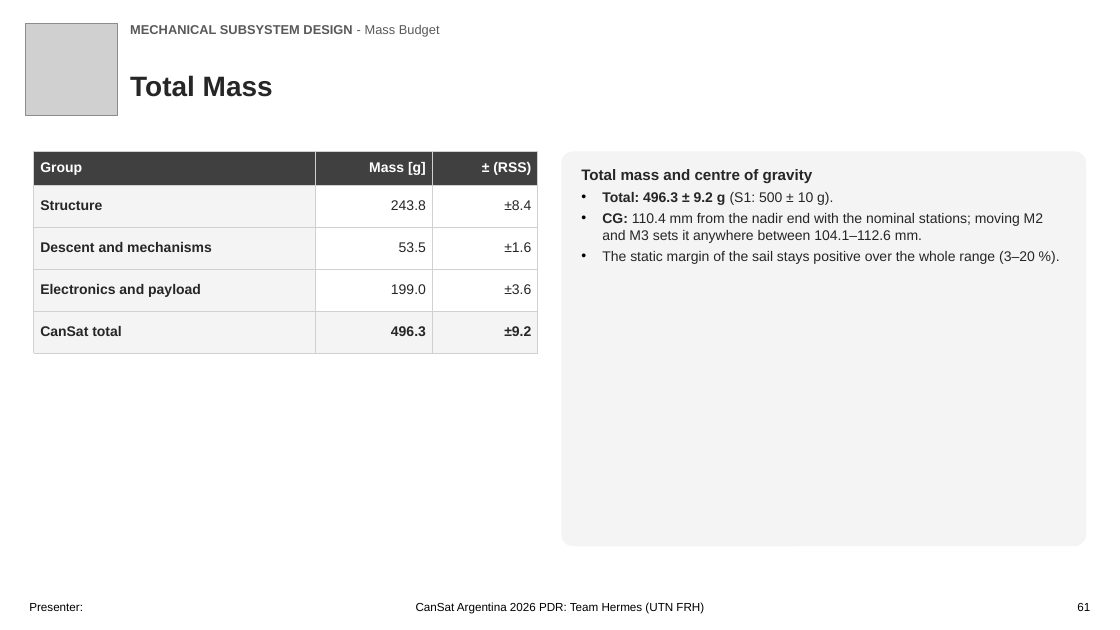
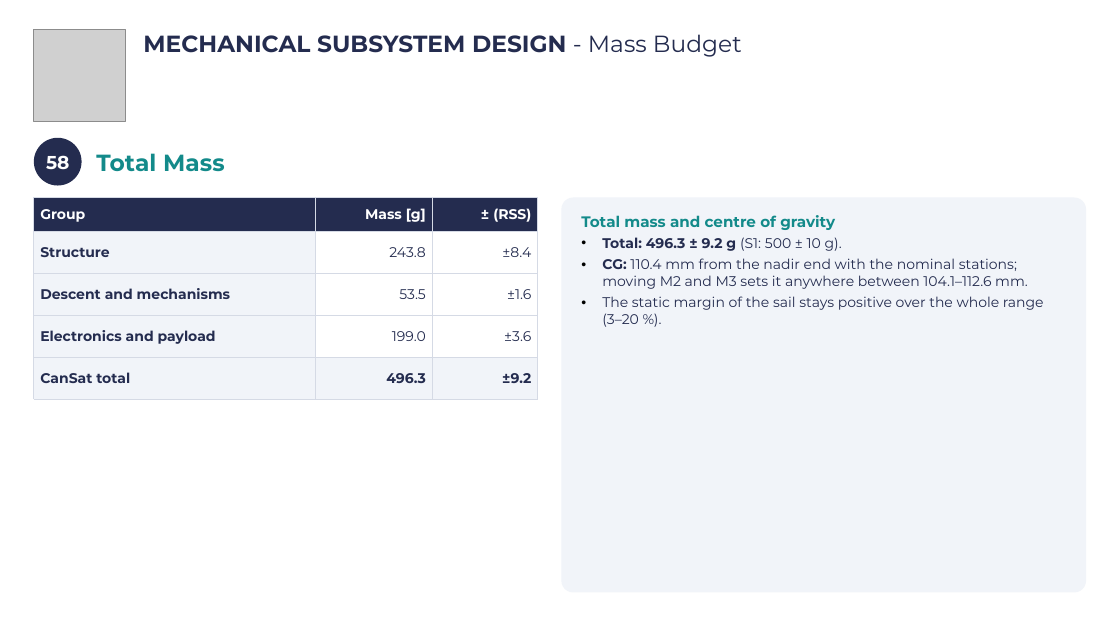
Before and after one commit to Caetano18/proyecto, a slide deck: slide 61 of cansat_pdr/laminas_plantilla/CanSat_PDR_Hermes_completo.pptx. Drawn at 1120x630 pixels with LibreOffice and Linux fonts; fonts in the diff are those of the drawing; grey boxes stand for pictures; background and template pictures are left out. Boxes give left, top, right and bottom in pixels: in the first picture for what was removed or moved away, otherwise in the second. Text is boxed around its words. In the diff, an @@ line names an element or a change of style, - is before the commit and + after.

```diff
--- a/cansat_pdr/laminas_plantilla/CanSat_PDR_Hermes_completo.pptx
+++ b/cansat_pdr/laminas_plantilla/CanSat_PDR_Hermes_completo.pptx
@@ picture: place and size @@
-picture at (25, 24, 118, 116)
+picture at (34, 29, 125, 121)
@@ text "MECHANICAL SUBSYSTEM DESIGN - Mass ...": place and size @@
-text "MECHANICAL SUBSYSTEM DESIGN - Mass ..." at (130, 25, 440, 37)
+text "MECHANICAL SUBSYSTEM DESIGN - Mass ..." at (143, 34, 742, 57)
@@ text "MECHANICAL SUBSYSTEM DESIGN - Mass ..." at (143, 34, 742, 57): size 11 to 20 pt, font Arial to Montserrat, text colour #595959 to #242C4F @@
@@ ellipse added at (34, 138, 82, 186), fill #242C4F, 16 pt, text #FFFFFF, bold @@
+58
@@ text "Total Mass": place and size @@
-text "Total Mass" at (130, 75, 273, 97)
+text "Total Mass" at (96, 153, 225, 171)
@@ text "Total Mass" at (96, 153, 225, 171): size 24 to 20 pt, font Arial to Montserrat, text colour #262626 to #138A8A @@
@@ table: place and size @@
-table at (34, 151, 539, 353)
+table at (34, 197, 539, 399)
@@ table at (34, 197, 539, 399) @@
@@ fill #404040 to #242C4F in row 1 @@
@@ fill #F4F4F4 to #F1F4F9 in 6 cells @@
@@ font Arial to Montserrat @@
@@ text colour #262626 to #242C4F in "Structure", "243.8", "±8.4", "Descent and mechanisms" and 8 more places @@
@@ borders changed @@
@@ rounded rectangle "Total mass and centre of ...": place and size @@
-rounded rectangle "Total mass and centre of ..." at (561, 151, 1086, 546)
+rounded rectangle "Total mass and centre of ..." at (561, 197, 1086, 592)
@@ rounded rectangle "Total mass and centre of ..." at (561, 197, 1086, 592): font Arial to Montserrat; text colour #262626 to #138A8A in "Total mass and centre of gravity"; text colour #262626 to #242C4F in "Total: 496.3 ± 9.2 g (S1: 500 ...", "CG: 110.4 mm from the nadir end ...", "The static margin of the sail stays ..."; fill #F4F4F4 to #F1F4F9 @@
@@ text removed at (29, 603, 83, 611) @@
-Presenter:
@@ text removed at (416, 602, 704, 614) @@
-CanSat Argentina 2026 PDR: Team Hermes (UTN FRH)
@@ text removed at (1077, 603, 1090, 611) @@
-61
```
Also in this commit, not shown: 105 other slides changed, 18 other files.
